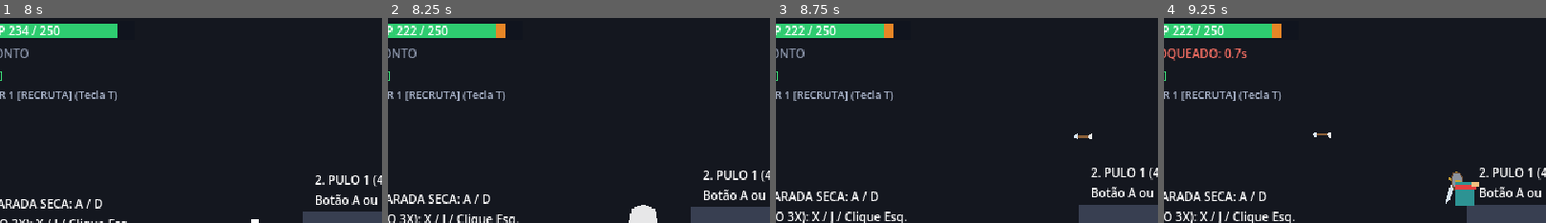
Above: before the commit, frames 1-4 (left to right).
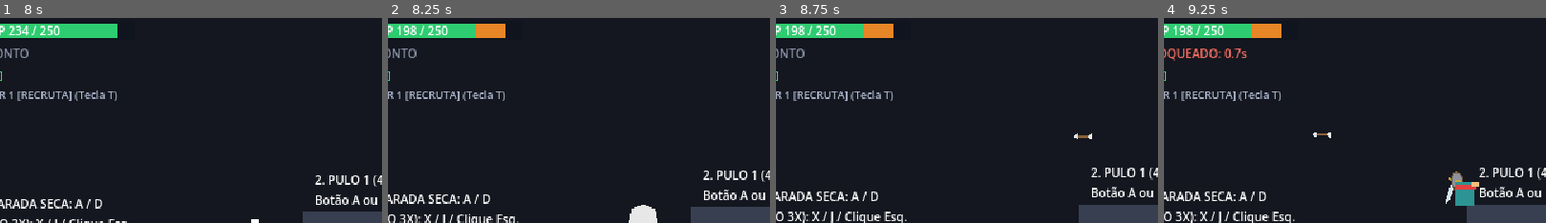
Above: after the commit, the same moments.

Repository: Theadrill/Godot-Roguelike-Prototype
Game: Godot game, scene res://src/world/movement_gym.tscn
The game is run twice, just before and just after one commit, with the same random seed, the same clock (stepped at 60 frames per second) and the same inputs.
Inputs (mouse positions are % of the whole screen's width and height, from its top left):
- Up to frame 1 (8 s): tap A (move_left) at 0.5, 1.25, 2, 3.5, 4.25 s; move the mouse to (72, 43) at 0.52 s; hold D (move_right) 0.53-2.03 s; tap Q (heal) at 0.6, 1.55, 2.3, 2.85, 3.8, 4.55, 5.3, 6.05, 6.8, 7.55 s; click (72, 43) at 0.67 s; tap Space (jump) at 0.77, 1.52, 3.02, 3.77, 4.52, 6.02, 6.77, 7.52 s; move the mouse to (30, 53) at 1.27 s; click (30, 53) at 1.35 s; move the mouse to (60, 25) at 2.02 s; hold A (move_left) 2.03-2.78 s; hold Right mouse button (defend) 2.03-2.78 s; move the mouse to (45, 69) at 2.77 s; hold D (move_right) 2.78-4.28 s; click (45, 69) at 2.92 s; move the mouse to (80, 63) at 3.52 s; tap Keypad 2 (look_down) at 3.6 s; move the mouse to (20, 32) at 4.27 s; hold A (move_left) 4.28-5.03 s; tap Keypad 4 (look_left) at 4.35 s; move the mouse to (55, 48) at 5.02 s; hold D (move_right) 5.03-5.78 s; tap Keypad 6 (look_right) at 5.1 s; click (55, 48) at 5.17 s; move the mouse to (35, 22) at 5.77 s; hold A (move_left) 5.78-7.28 s; tap Keypad 8 (look_up) at 5.85 s; move the mouse to (72, 43) at 6.52 s; hold Shift (roll) 6.53-7.28 s; move the mouse to (30, 53) at 7.27 s; hold D (move_right) from 7.28 s (still down); tap 1 (swap_weapon) at 7.35 s; click (30, 53) at 7.42 s
- Up to frame 2 (8.25 s): keep holding D (move_right); move the mouse to (60, 25) at 8.02 s; tap J at 8.1 s
- Up to frame 3 (8.75 s): keep holding D (move_right); tap Q (heal) at 8.3 s
- Up to frame 4 (9.25 s): keep holding D (move_right); move the mouse to (45, 69) at 8.77 s; tap K at 8.85 s; tap Space (jump) at 9.02 s; tap Q (heal) at 9.05 s
The pictures show only the part of the screen within x 14-64%, y 0-50%; the shares and areas given below are measured in that part.

Frame 1 is identical in both runs. In frame 2, 0.5% of the frame differs, in the area x 2-29%, y 2-10%; in frame 3, 0.5%; in frame 4, 0.5%.

Commit message:
feat(shader): mantem o vortice de morte rodopiando perpetuamente ao fundo

Diff:
--- a/src/entities/player/player.gd
+++ b/src/entities/player/player.gd
@@ -483,6 +483,9 @@
 	rally_recoverable_hp = 0.0
 	rally_timer = 0.0
 	velocity = Vector2.ZERO
+	if hurtbox:
+		hurtbox.set_deferred("monitoring", false)
+		hurtbox.set_deferred("monitorable", false)
 
 	if death_screen:
 		death_screen.play_death_sequence()
@@ -498,6 +501,9 @@
 	global_position = _spawn_position
 	velocity = Vector2.ZERO
 	is_dead = false
+	if hurtbox:
+		hurtbox.set_deferred("monitoring", true)
+		hurtbox.set_deferred("monitorable", true)
 	state_machine.transition_to("idle")
 
 func _on_death_main_menu() -> void:
--- a/src/shaders/death_spiral.gdshader
+++ b/src/shaders/death_spiral.gdshader
@@ -1,13 +1,14 @@
 shader_type canvas_item;
 
-// Efeito de Transição da Morte: Vórtice Espiral de Magia da Morte (Pilar 1 e 2)
-// Verde-esmeralda espectral acinzentado da Morte rodopiando e engolindo a tela.
+// Efeito da Morte: Vórtice Espiral de Magia da Morte Perpétuo (Pilares 1 e 2)
+// Verde-esmeralda espectral acinzentado rodopiando continuamente no plano liminar.
 
 uniform float progress : hint_range(0.0, 1.0) = 0.0;
+uniform float vortex_time : hint_range(0.0, 100000.0) = 0.0;
 uniform float spiral_arms : hint_range(1.0, 8.0) = 4.0;
-uniform float spiral_speed : hint_range(0.5, 10.0) = 3.5;
-uniform vec4 color_mist : source_color = vec4(0.16, 0.28, 0.24, 1.0);  // Verde espectral acinzentado
-uniform vec4 color_edge : source_color = vec4(0.35, 0.65, 0.54, 1.0);  // Brilho místico das bordas da espiral
+uniform float spiral_speed : hint_range(0.5, 10.0) = 2.4;
+uniform vec4 color_mist : source_color = vec4(0.18, 0.32, 0.26, 1.0);  // Verde-esmeralda espectral acinzentado
+uniform vec4 color_edge : source_color = vec4(0.42, 0.74, 0.62, 1.0);  // Brilho místico das cristas da espiral
 uniform vec4 color_void : source_color = vec4(0.03, 0.05, 0.04, 1.0);  // Abismo escuro da Morte
 
 void fragment() {
@@ -22,30 +23,43 @@
 	float dist = length(p);
 	float angle = atan(p.y, p.x);
 
-	// Curvatura espiral em coordenadas polares
-	float spiral_coord = dist - (angle / (2.0 * 3.14159265)) * 0.25;
-	float arm_wave = sin(angle * spiral_arms + dist * 16.0 - TIME * spiral_speed);
+	// Raio de corte para expansão progressiva inicial (cobre todos os cantos da tela em 1.0)
+	float max_radius = 1.35;
+	float cutoff = progress * max_radius;
+
+	// Tempo contínuo de rotação (alimentado via script ou fallback TIME)
+	float current_time = vortex_time > 0.0 ? vortex_time : TIME;
+	float spiral_twist = angle + log(max(dist, 0.001)) * 2.2 - current_time * spiral_speed;
+
+	// Braços principais do vórtice em coordenadas logarítmicas
+	float arm_wave = sin(spiral_twist * spiral_arms);
 	float arm_factor = (arm_wave + 1.0) * 0.5;
 
-	// Limite dinâmico de expansão do vórtice (cobre até os cantos da tela em 1.0)
-	float max_radius = 1.15;
-	float cutoff = progress * max_radius;
+	// Braços secundários e turbulência de névoa da morte
+	float sub_arm = sin(spiral_twist * (spiral_arms * 2.0) + dist * 8.0 + current_time * 1.1);
+	float mist_texture = arm_factor * 0.7 + (sub_arm + 1.0) * 0.15;
 
-	// Distância ajustada pela espiral para que a borda feche em vórtice
-	float spiral_dist = dist + (1.0 - arm_factor) * 0.08;
+	// Distância espiral para que a frente de expansão avance girando
+	float spiral_dist = dist - (1.0 - arm_factor) * 0.06;
 
 	if (spiral_dist < cutoff) {
-		// Calcula proximidade da borda frontal do vórtice para criar o anel de brilho
+		// Brilho dinâmico na frente de expansão enquanto o vórtice engole a tela
 		float edge_dist = cutoff - spiral_dist;
-		float edge_glow = smoothstep(0.08, 0.0, edge_dist) * (1.0 - progress * 0.6);
+		float expansion_glow = smoothstep(0.09, 0.0, edge_dist) * (1.0 - progress);
 
-		// Mistura a névoa esverdeada com o fundo escuro do vazio
-		vec4 base_color = mix(color_void, color_mist, arm_factor * 0.65 + 0.35);
-		vec4 final_color = mix(base_color, color_edge, edge_glow * 0.85);
+		// Núcleo central escuro (olho do vórtice onde a alma é ancorada)
+		float core_eye = smoothstep(0.03, 0.22, dist);
 
-		// Nos momentos finais (progress >= 0.85), escurece suavemente para o breu completo
-		float blackout = smoothstep(0.85, 1.0, progress);
-		COLOR = mix(final_color, color_void, blackout);
+		// Composição da névoa esverdeada e vazio
+		vec4 base_color = mix(color_void, color_mist, mist_texture * core_eye);
+
+		// Realces espectrais nas cristas dos braços girando sem parar
+		float crest_glow = pow(arm_factor, 2.8) * 0.42 * core_eye;
+		vec4 final_color = mix(base_color, color_edge, clamp(expansion_glow + crest_glow, 0.0, 1.0));
+
+		// Vinheta suave nas bordas para profundidade cinematográfica
+		float vignette = smoothstep(1.3, 0.35, dist);
+		COLOR = mix(color_void, final_color, vignette * 0.88 + 0.12);
 	} else {
 		discard;
 	}
--- a/src/ui/death_screen.gd
+++ b/src/ui/death_screen.gd
@@ -16,6 +16,7 @@
 var can_accept_input: bool = false
 var _seq_tween: Tween = null
 var _material: ShaderMaterial = null
+var _vortex_time: float = 0.0
 
 func _ready() -> void:
 	process_mode = Node.PROCESS_MODE_ALWAYS
@@ -24,6 +25,7 @@
 		_material = spiral_overlay.material as ShaderMaterial
 		if _material:
 			_material.set_shader_parameter("progress", 0.0)
+			_material.set_shader_parameter("vortex_time", 0.0)
 
 	if content_container:
 		content_container.modulate.a = 0.0
@@ -31,6 +33,11 @@
 		buttons_container.modulate.a = 0.0
 
 	_update_localized_texts()
+
+func _process(delta: float) -> void:
+	if is_active and _material:
+		_vortex_time += delta
+		_material.set_shader_parameter("vortex_time", _vortex_time)
 
 func _update_localized_texts() -> void:
 	if title_label:
--- a/src/ui/death_screen.tscn
+++ b/src/ui/death_screen.tscn
@@ -8,10 +8,11 @@
 [sub_resource type="ShaderMaterial" id="ShaderMaterial_spiral"]
 shader = ExtResource("2_shader")
 shader_parameter/progress = 0.0
+shader_parameter/vortex_time = 0.0
 shader_parameter/spiral_arms = 4.0
-shader_parameter/spiral_speed = 3.5
-shader_parameter/color_mist = Color(0.16, 0.28, 0.24, 1)
-shader_parameter/color_edge = Color(0.35, 0.65, 0.54, 1)
+shader_parameter/spiral_speed = 2.4
+shader_parameter/color_mist = Color(0.18, 0.32, 0.26, 1)
+shader_parameter/color_edge = Color(0.42, 0.74, 0.62, 1)
 shader_parameter/color_void = Color(0.03, 0.05, 0.04, 1)
 
 [node name="DeathScreen" type="CanvasLayer"]
--- a/src/world/movement_gym.tscn
+++ b/src/world/movement_gym.tscn
@@ -212,6 +212,9 @@
 [node name="Soldier" parent="." unique_id=53509489 instance=ExtResource("3_soldier")]
 position = Vector2(35, 288)
 max_health = 165.0
+normal_damage = 36.0
+heavy_damage = 77.0
+perilous_damage = 138.0
 attack_cooldown = 1.0
 tier_1_attacks = 3
 tier_2_behavior = 1
Binary file changed: src/core/localization/translations.en_US.translation
Binary file changed: src/core/localization/translations.pt_BR.translation
